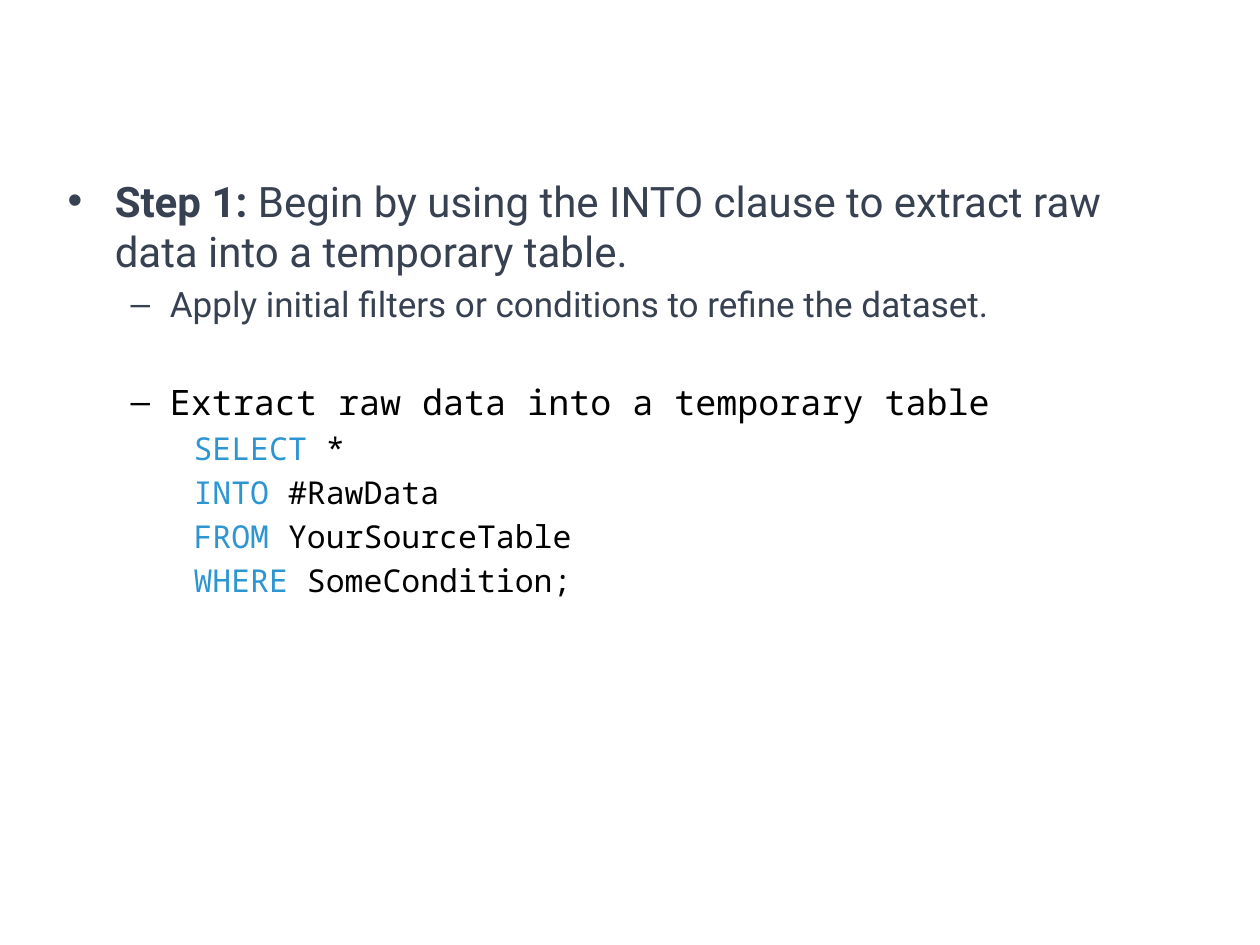
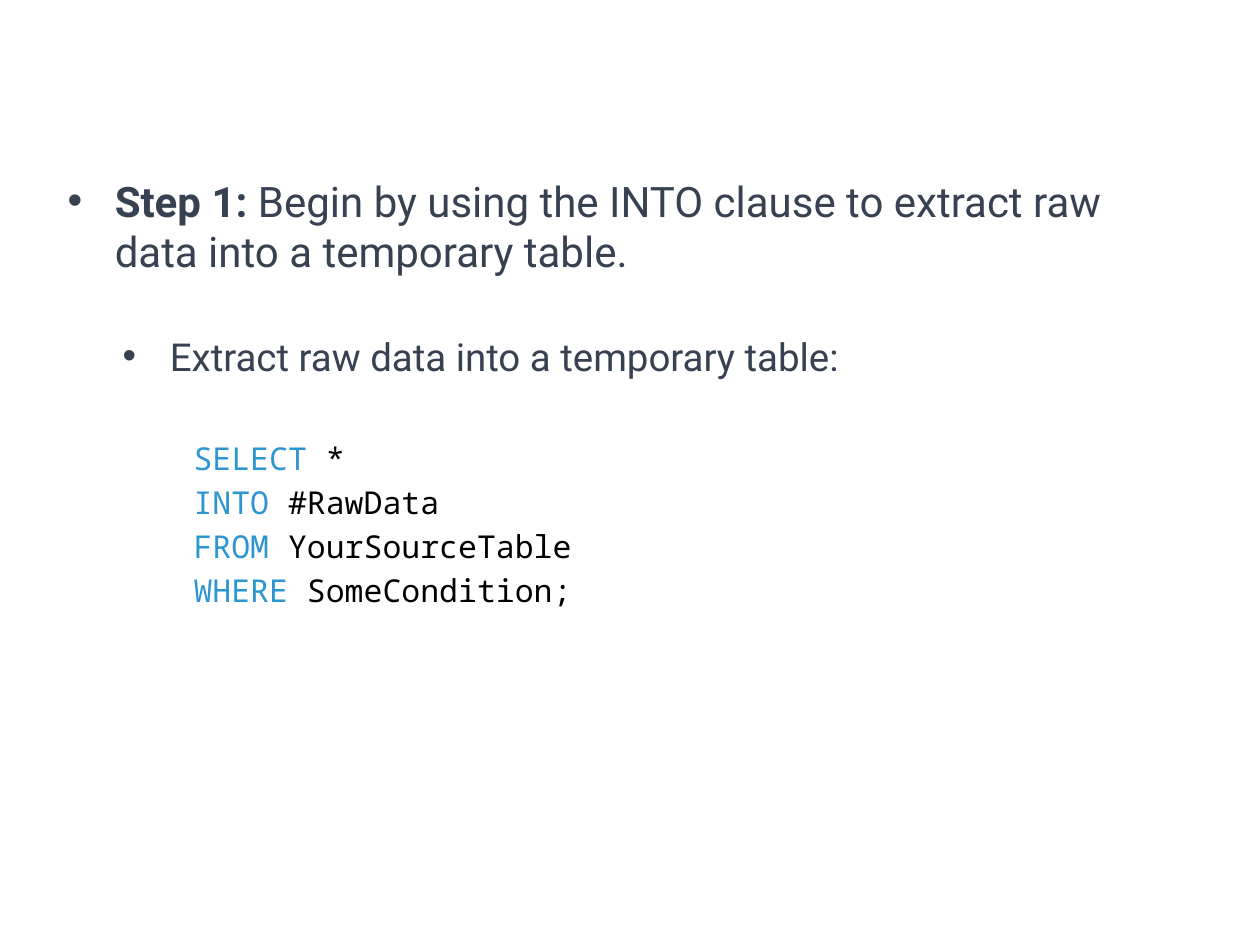
Before and after one commit to a099954/ABC-Program, a slide deck: slide 22 of SQL/Day 5 Temp Tables/Temp Tables SQL.pptx (slide 14 before the commit). Drawn at 1260x945 pixels with LibreOffice and Linux fonts; fonts in the diff are those of the drawing; background and template pictures are left out. Boxes give left, top, right and bottom in pixels: in the first picture for what was removed or moved away, otherwise in the second. Text is boxed around its words. In the diff, an @@ line names an element or a change of style, - is before the commit and + after.

```diff
--- a/SQL/Day 5 Temp Tables/Temp Tables SQL.pptx
+++ b/SQL/Day 5 Temp Tables/Temp Tables SQL.pptx
@@ text at (170, 342, 839, 380): text changed; size 20 to 22 pt @@
-  – Apply initial filters or conditions to refine the dataset.
-  – Extract raw data into a temporary table
+    • Extract raw data into a temporary table:
```
Also in this commit, not shown: 12 other slides changed, 9 slides added, 1 slide removed, 6 other files.
